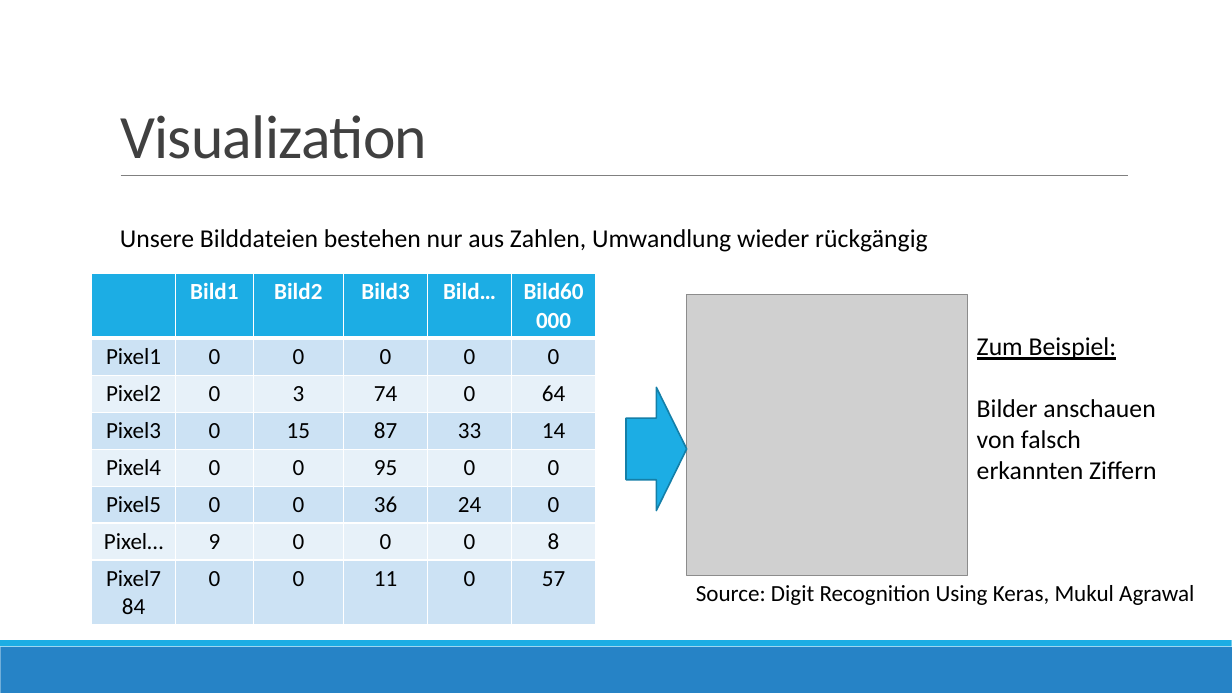
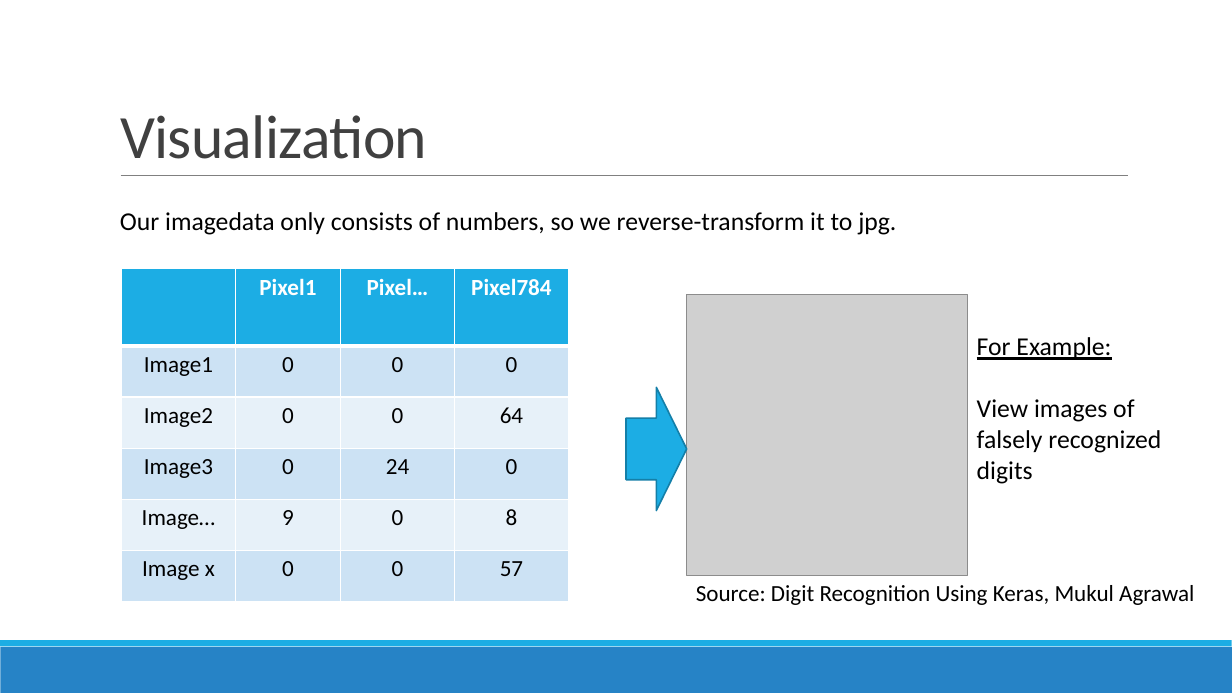
Before and after one commit to datascience-mobi/project-03-group-01, a slide deck: slide 7 of Vortrag1.pptx. Drawn at 1232x693 pixels with LibreOffice and Linux fonts; fonts in the diff are those of the drawing; grey boxes stand for pictures. Boxes give left, top, right and bottom in pixels: in the first picture for what was removed or moved away, otherwise in the second. Text is boxed around its words. In the diff, an @@ line names an element or a change of style, - is before the commit and + after.

```diff
--- a/Vortrag1.pptx
+++ b/Vortrag1.pptx
@@ text at (120, 212, 896, 235): text changed @@
-Unsere Bilddateien bestehen nur aus Zahlen, Umwandlung wieder rückgängig
+Our imagedata only consists of numbers, so we reverse-transform it to jpg.
@@ table at (122, 269, 568, 602) @@
- | Bild1 | Bild2 | Bild3 | Bild… | Bild60000
-Pixel1 | 0 | 0 | 0 | 0 | 0
-Pixel2 | 0 | 3 | 74 | 0 | 64
-Pixel3 | 0 | 15 | 87 | 33 | 14
-Pixel4 | 0 | 0 | 95 | 0 | 0
-Pixel5 | 0 | 0 | 36 | 24 | 0
-Pixel… | 9 | 0 | 0 | 0 | 8
-Pixel784 | 0 | 0 | 11 | 0 | 57
+ | Pixel1 | Pixel… | Pixel784
+Image1 | 0 | 0 | 0
+Image2 | 0 | 0 | 64
+Image3 | 0 | 24 | 0
+Image… | 9 | 0 | 8
+Image x | 0 | 0 | 57
@@ table: place and size @@
-table at (91, 274, 596, 625)
+table at (122, 269, 568, 602)
@@ text at (977, 337, 1161, 484): text changed @@
-Zum Beispiel:
-Bilder anschauen von falsch erkannten Ziffern
+For Example:
+View images of falsely recognized digits
```
Also in this commit, not shown: 2 other slides changed, 3 slides added, 3 slides removed.
